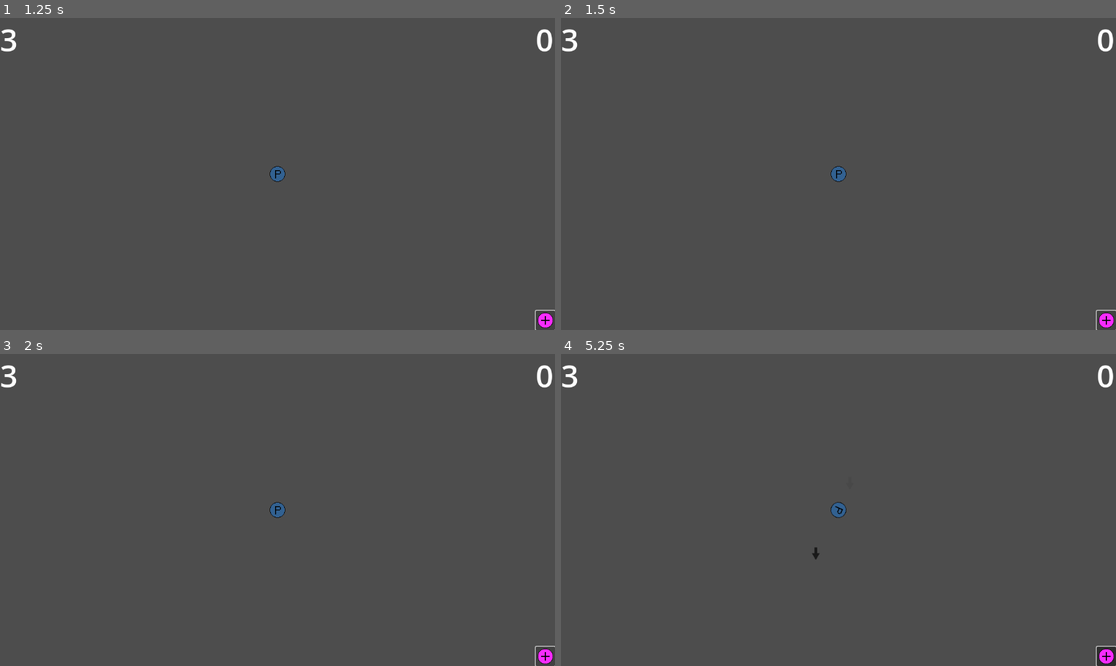
Above: before the commit, frames 1-4 (two rows, left to right).
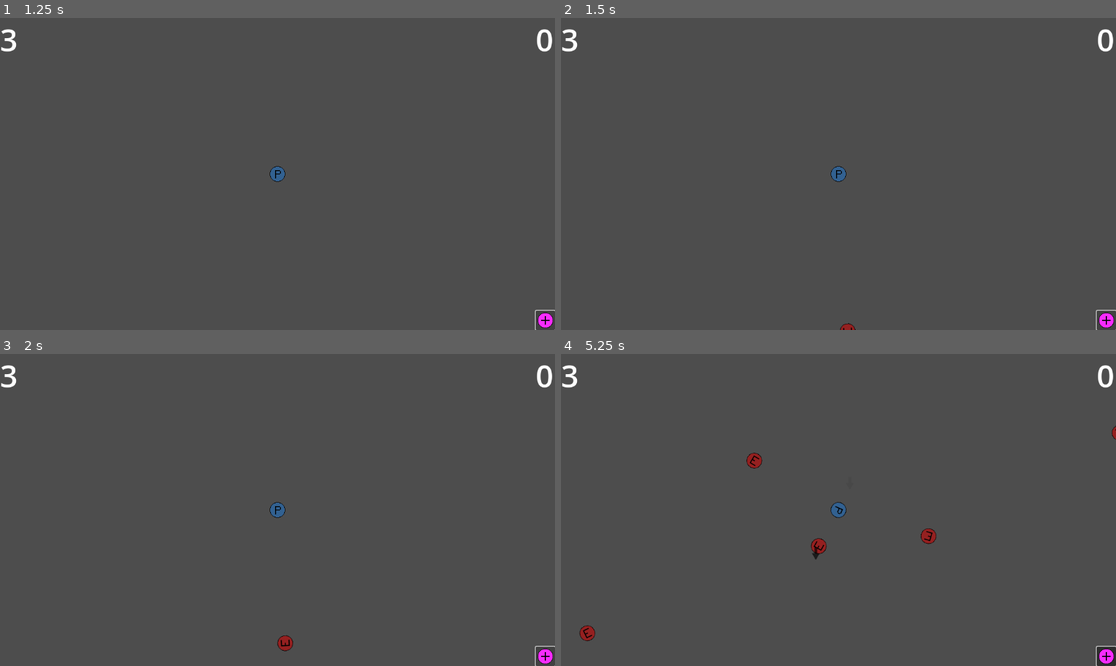
Above: after the commit, the same moments.

Repository: glennpai/godot-test
Game: Godot game, scene res://assets/scenes/level.tscn
Two runs of this game, one before a commit and one after it. Both use one fixed random seed, a clock stepped at 60 frames per second and the inputs below.
Inputs (mouse positions are in pixels of both pictures, inside the frame that each line leads up to):
- Up to frame 1 (1.25 s): click (543, 320) at 0.5 s
- Up to frame 2 (1.5 s): click (1104, 320) at 1.25 s
- Up to frame 3 (2 s): no input
- Up to frame 4 (5.25 s): click (1104, 656) at 2 s; move the mouse to (960, 494) at 2.77 s; press the mouse at (960, 494) at 2.78 s; move the mouse to (727, 525) at 3.52 s; release the mouse at (727, 525) at 3.53 s; click (727, 525) at 3.6 s; move the mouse to (894, 441) at 4.27 s; press the mouse at (894, 441) at 4.28 s; move the mouse to (810, 572) at 5.02 s; release the mouse at (810, 572) at 5.03 s; click (810, 572) at 5.1 s

Frame 1 is identical in both runs. In frame 2, less than 0.1% of the frame differs, in the area x 50-54%, y 97-100%; in frame 3, 0.1%; in frame 4, 0.5%, in the area x 3-100%, y 22-92%.

Commit message:
Fix corrupted enemy scene

Diff:
--- a/assets/scenes/enemy.tscn
+++ b/assets/scenes/enemy.tscn
@@ -2,7 +2,6 @@
 
 [ext_resource type="Texture2D" uid="uid://cxvf8eyk5g1sc" path="res://assets/sprites/enemy.png" id="1_0wdga"]
 [ext_resource type="Script" path="res://assets/scripts/enemy.gd" id="1_3i7p6"]
-[ext_resource type="PackedScene" uid="uid://bfgdvuu87c3k7" path="res://assets/scenes/stun_timer.tscn" id="2_oqmbd"]
 
 [sub_resource type="CircleShape2D" id="CircleShape2D_qd3i4"]
 radius = 16.1245
@@ -13,7 +12,5 @@
 [node name="CollisionShape2D" type="CollisionShape2D" parent="."]
 shape = SubResource("CircleShape2D_qd3i4")
 
-[node name="StunTimer" parent="CollisionShape2D" instance=ExtResource("2_oqmbd")]
-
 [node name="Sprite2D" type="Sprite2D" parent="."]
 texture = ExtResource("1_0wdga")
Not shown, changed: .gitignore
